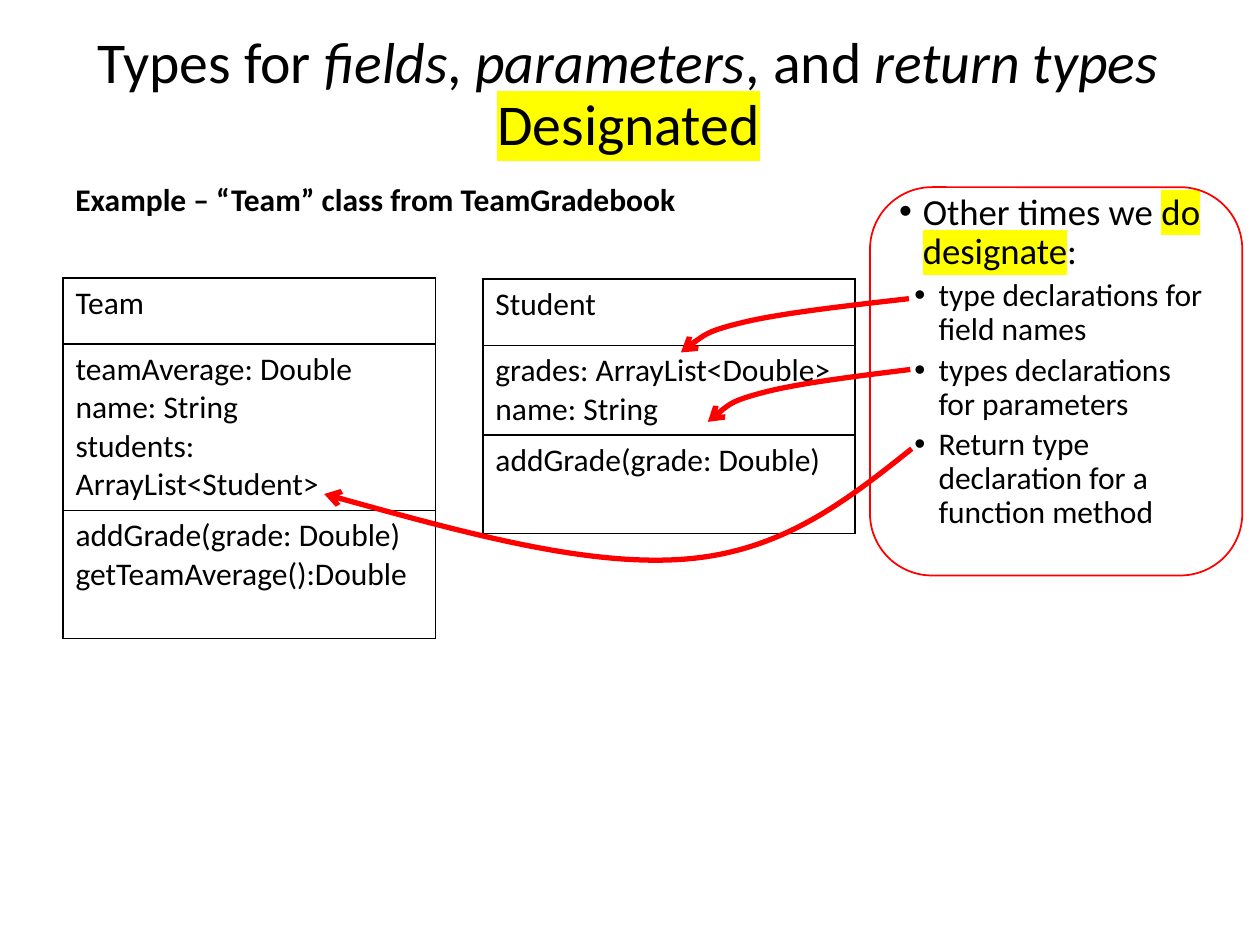
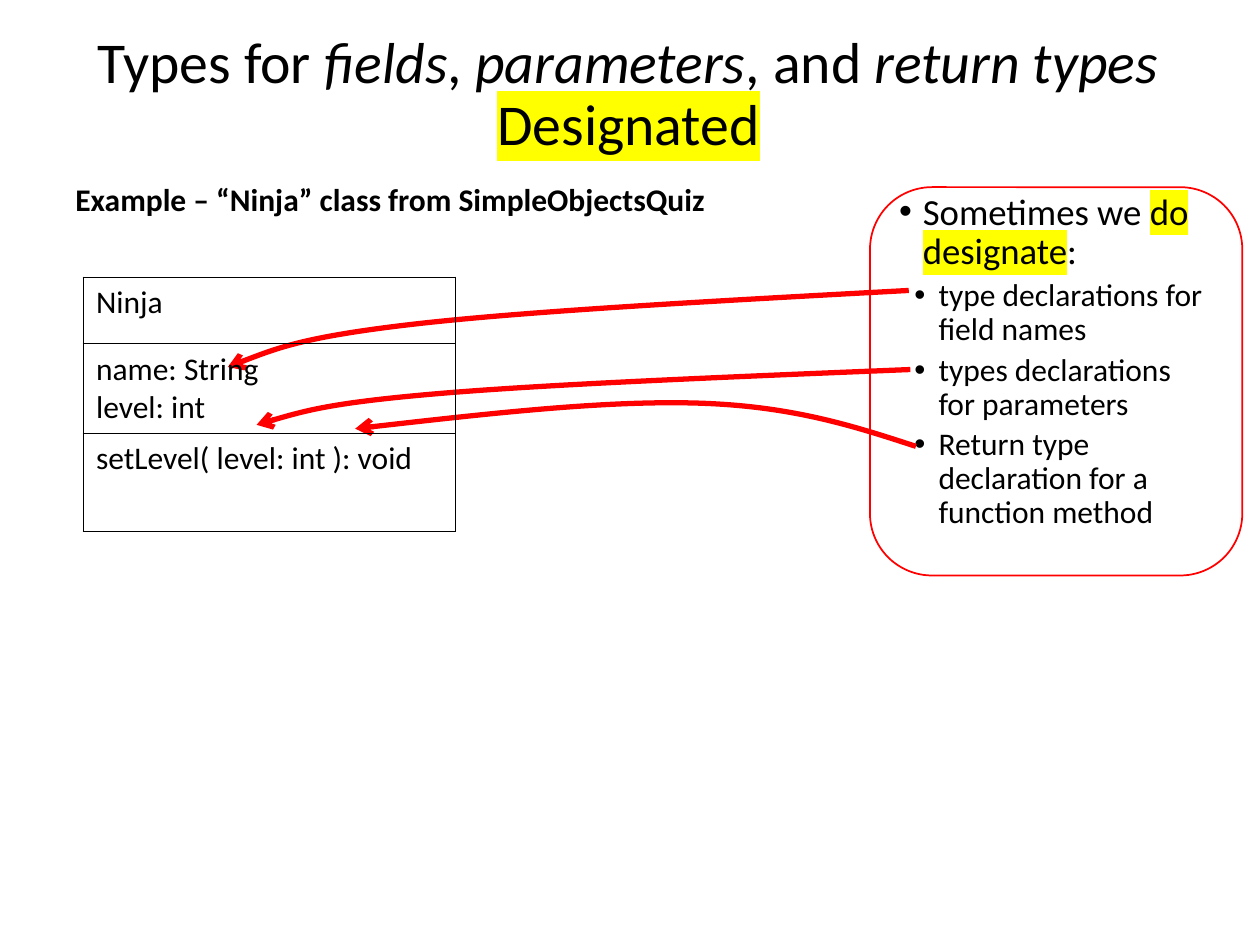
Before and after one commit to RHIT-CSSE/csse220, a slide deck: slide 9 of ClassMaterials/SETechniques/Slides/SoftwareEngineeringTechniques.pptx (slide 8 before the commit). Drawn at 1260x945 pixels with LibreOffice and Linux fonts; fonts in the diff are those of the drawing. Boxes give left, top, right and bottom in pixels: in the first picture for what was removed or moved away, otherwise in the second. Text is boxed around its words. In the diff, an @@ line names an element or a change of style, - is before the commit and + after.

```diff
--- a/ClassMaterials/SETechniques/Slides/SoftwareEngineeringTechniques.pptx
+++ b/ClassMaterials/SETechniques/Slides/SoftwareEngineeringTechniques.pptx
@@ text at box(75, 188, 705, 217): text changed @@
-Example – “Team” class from TeamGradebook
+Example – “Ninja” class from SimpleObjectsQuiz
@@ text at box(923, 194, 1189, 274): text changed @@
-• Other times we do designate:
+• Sometimes we do designate:
@@ table removed at box(63, 277, 435, 595), 3 rows, 1 columns @@
-Team
-teamAverage: Double / name: String / students: ArrayList<Student>
-addGrade(grade: Double) / getTeamAverage():Double
@@ table added at box(83, 277, 455, 512), 3 rows, 1 columns @@
+Ninja
+name: String / level: int
+setLevel( level: int ): void
@@ freeform shape added at box(228, 291, 910, 368), outline #FF0000 3 pt @@
@@ table removed at box(483, 280, 854, 514), 3 rows, 1 columns @@
-Student
-grades: ArrayList<Double> / name: String
-addGrade(grade: Double)
@@ freeform shape removed at box(680, 299, 908, 353) @@
@@ freeform shape added at box(257, 369, 911, 425), outline #FF0000 3 pt @@
@@ freeform shape removed at box(708, 369, 911, 422) @@
@@ freeform shape: place and size @@
-freeform shape at box(324, 449, 911, 559)
+freeform shape at box(355, 403, 916, 447)
```
Also in this commit, not shown: 33 other slides changed, 11 slides added, 3 slides removed.
